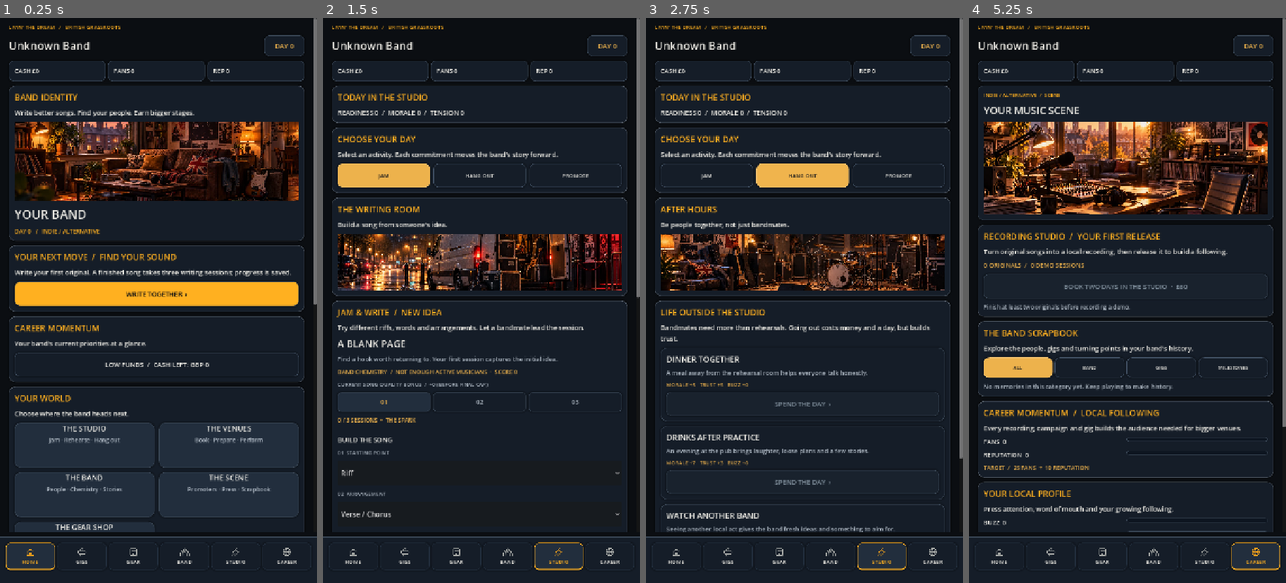
Above: before the commit, frames 1-4 (left to right).
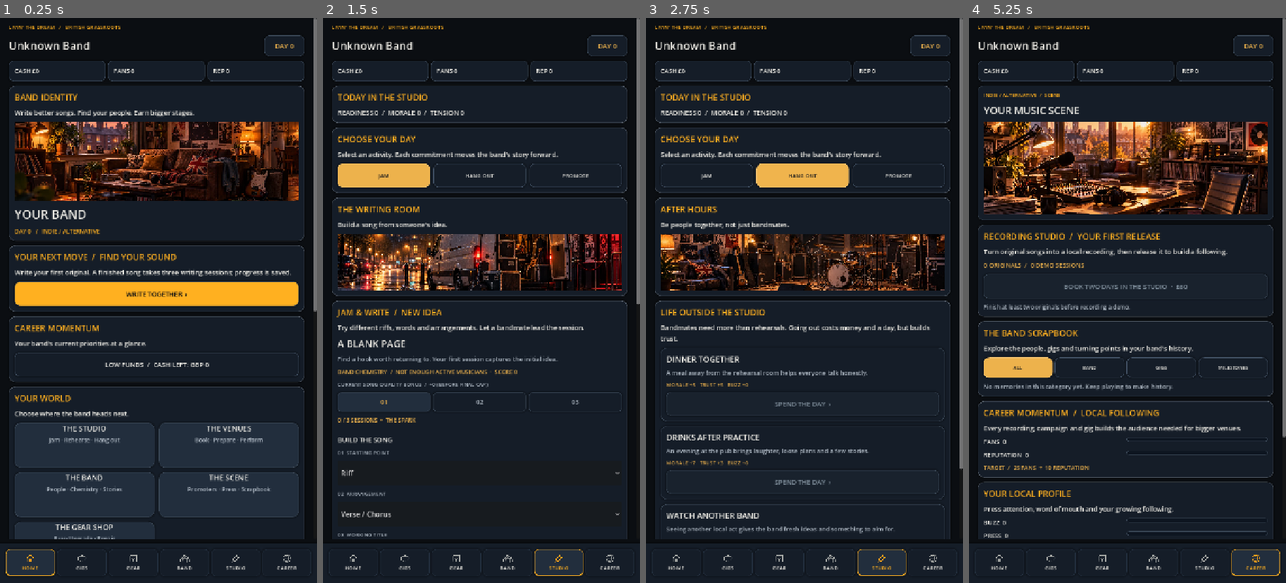
Above: after the commit, the same moments.

Repository: alimuir654-rgb/BandMaster
Game: Godot game, scene res://Scenes/CareerHub.tscn
Two runs of this game, one before a commit and one after it. Both use one fixed random seed, a clock stepped at 60 frames per second and the inputs below. This scene is started directly instead of the project's main scene.
Inputs (mouse positions are in pixels of both pictures, inside the frame that each line leads up to):
- Up to frame 1 (0.25 s): no input
- Up to frame 2 (1.5 s): click "WRITE TOGETHER ›" at 0.5 s; click "JAM" at 1.25 s
- Up to frame 3 (2.75 s): click "HANG OUT" at 2 s
- Up to frame 4 (5.25 s): click "PROMOTE" at 2.75 s; click "HANG OUT" at 3.5 s; click (1000, 554) at 4.27 s; click "LOW FUNDS / CASH LEFT: GBP 0" at 5 s

The runs differ from the first frame. In frame 1, 1.5% of the frame differs, in the area x 0-100%, y 50-99%; in frame 2, 1.3%; in frame 3, 1.3%; in frame 4, 1.3%.

Commit message:
Reclaim usable mobile viewport by shortening footer navigation

Diff:
--- a/Scripts/career_layout.gd
+++ b/Scripts/career_layout.gd
@@ -6,7 +6,7 @@
 static func columns(width: float) -> int:
  return 3 if is_compact(width) else 6
 static func footer_height(width: float) -> float:
- return 174.0 if is_compact(width) else 104.0
+ return 154.0 if is_compact(width) else 90.0
 static func content_inset(width: float) -> float:
  return footer_height(width) + 10.0
 
